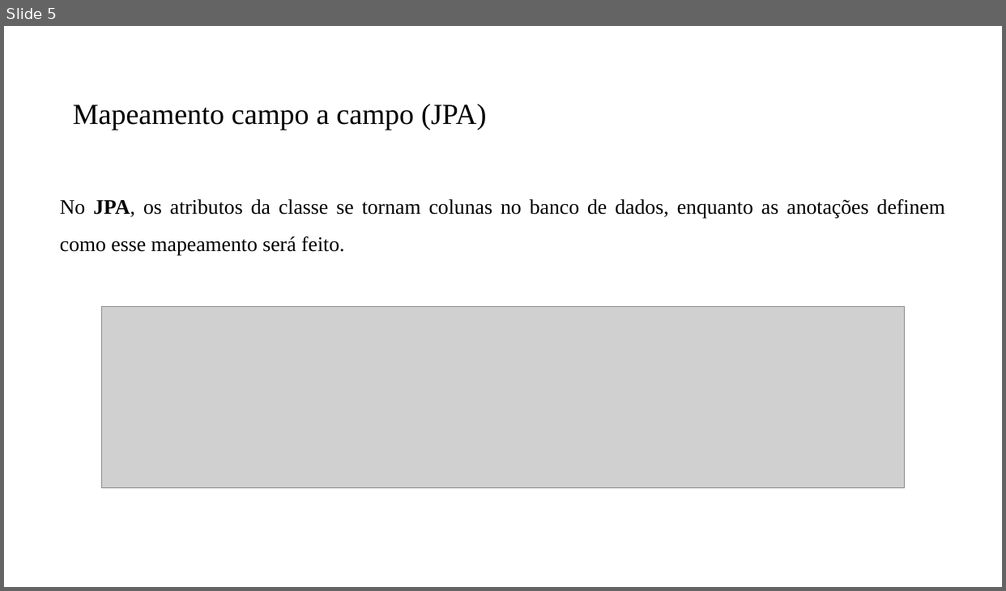
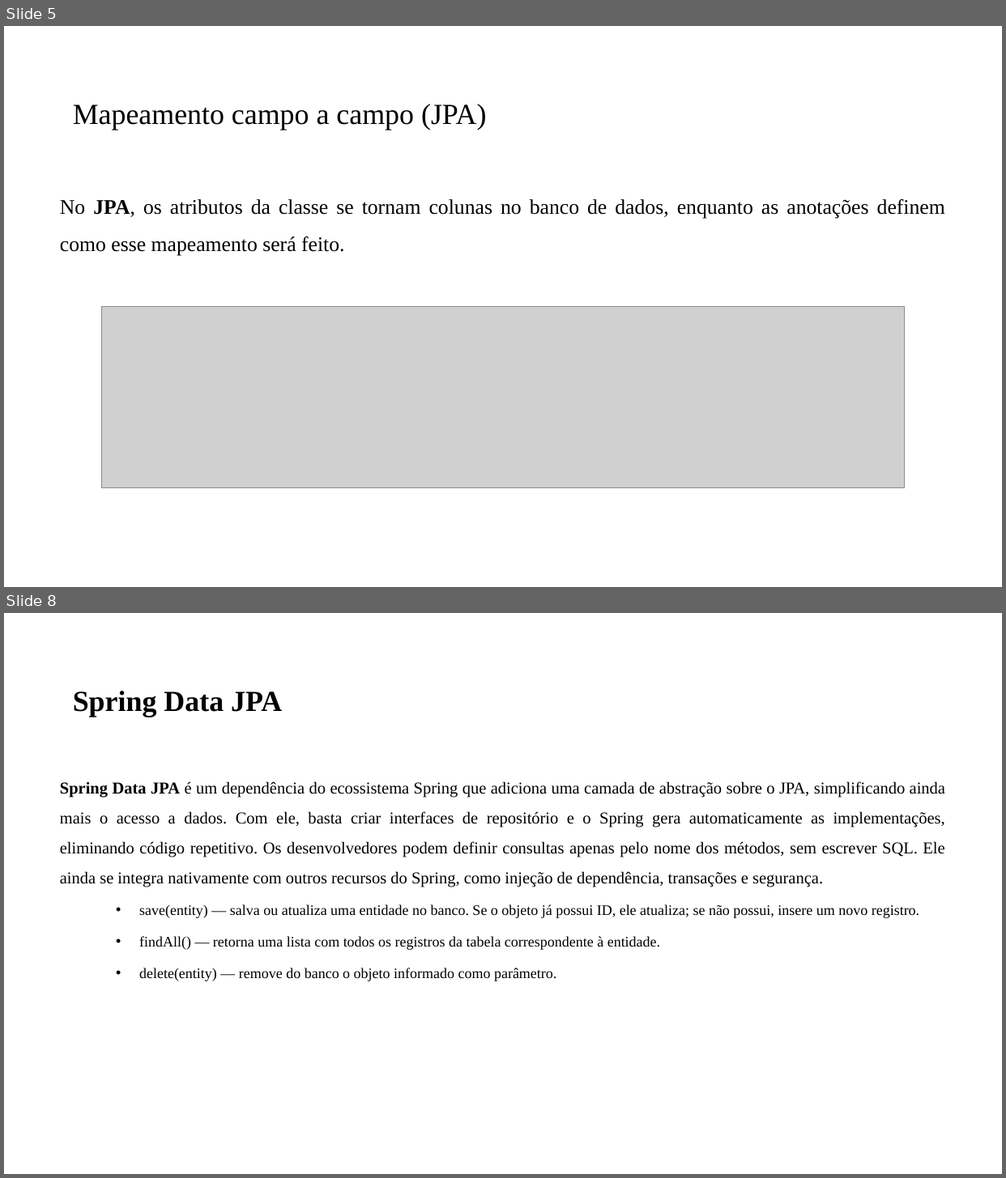
Before and after one commit to PedroMiho/UMC, a slide deck: Projeto de Software e Segurança da Informação - 2026/Projeto de Software/Aula13-BancoDados/Banco de Dados.pptx. Shown one above the other, each under a label of ours: slide 5 before the commit, slides 5 and 8 after it; the slides between them are not shown. The pictures are 1006x591 and 1006x1178 pixels, drawn with LibreOffice and Linux fonts; fonts in the diff are those of the drawing; grey boxes stand for pictures; background and template pictures are left out. Boxes give left, top, right and bottom in pixels: in the first picture for what was removed or moved away, otherwise in the second. Text is boxed around its words. In the diff, an @@ line names an element or a change of style, - is before the commit and + after.

```diff
--- a/Projeto de Software e Segurança da Informação - 2026/Projeto de Software/Aula13-BancoDados/Banco de Dados.pptx
+++ b/Projeto de Software e Segurança da Informação - 2026/Projeto de Software/Aula13-BancoDados/Banco de Dados.pptx
@@ slide 8 added at (4, 613, 1002, 1174), background #FFFFFF @@
@@ title added at (73, 691, 282, 717), 28 pt, text #000000, bold @@
+Spring Data JPA
@@ text added at (60, 781, 945, 982), 16 pt, text #000000 @@
+Spring Data JPA é um dependência do ecossistema Spring que adiciona uma camada de abstração sobre o JPA, simplificando ainda mais o acesso a dados. Com ele, basta criar interfaces de repositório e o Spring gera automaticamente as implementações, eliminando código repetitivo. Os desenvolvedores podem definir consultas apenas pelo nome dos métodos, sem escrever SQL. Ele ainda se integra nativamente com outros recursos do Spring, como injeção de dependência, transações e segurança.
+  • save(entity) — salva ou atualiza uma entidade no banco. Se o objeto já possui ID, ele atualiza; se não possui, insere um novo registro.
+  • findAll() — retorna uma lista com todos os registros da tabela correspondente à entidade.
+  • delete(entity) — remove do banco o objeto informado como parâmetro.
```
Also in this commit, not shown: 1 slide changed, 3 other slides added, 1 slide removed.
